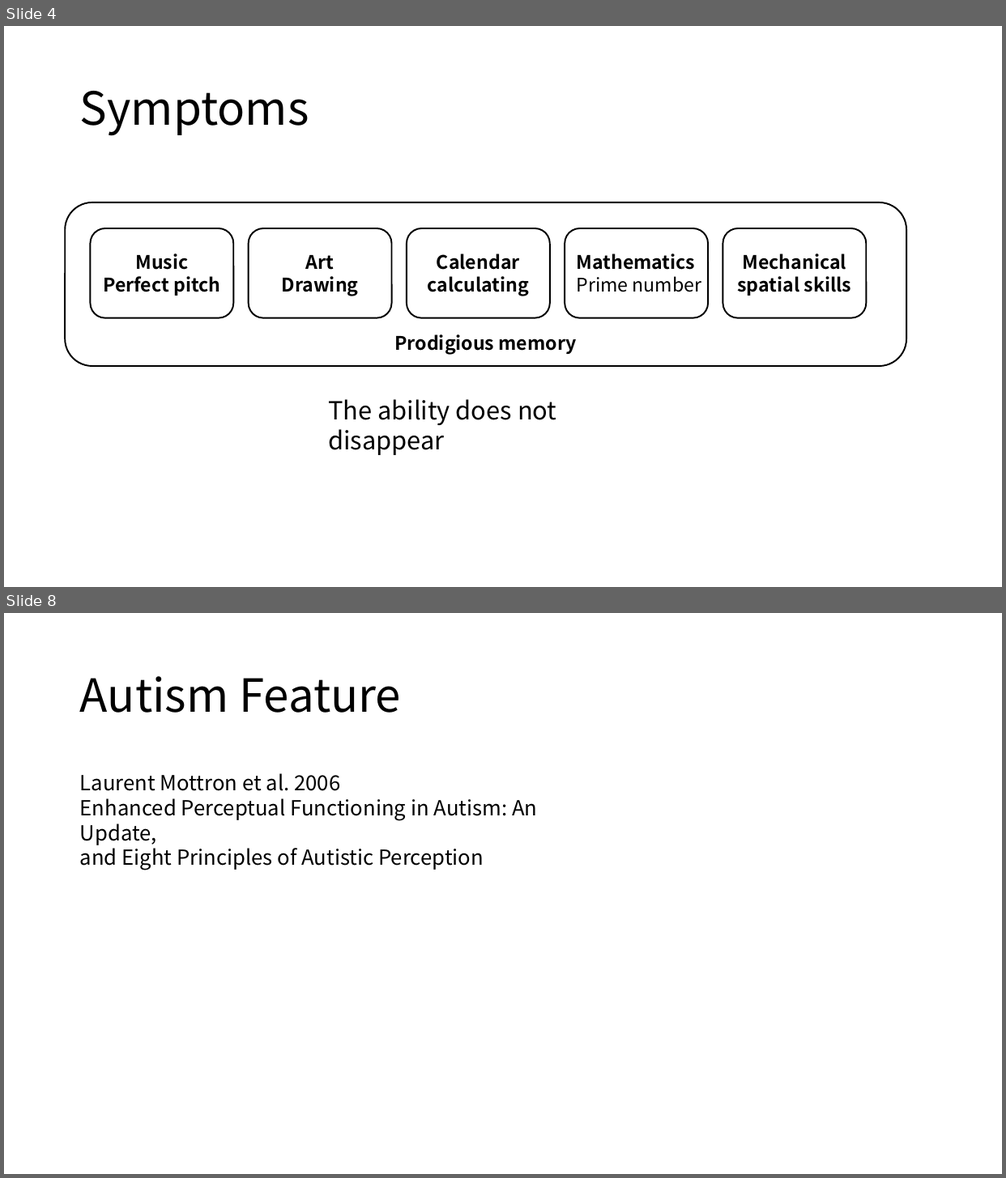
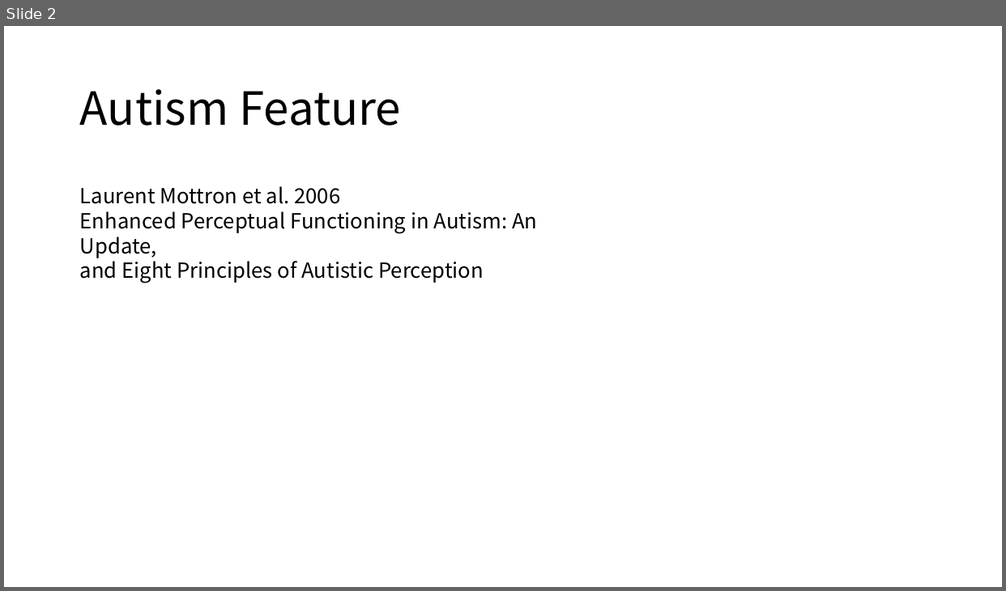
Before and after one commit to topaz11100/PROGRESS, a slide deck: 2_0729/0729_progress.pptx. Shown one above the other, each under a label of ours: slides 4 and 8 before the commit, slide 2 after it; the slides between them are not shown. The pictures are 1006x1178 and 1006x591 pixels, drawn with LibreOffice and Linux fonts; fonts in the diff are those of the drawing. Boxes give left, top, right and bottom in pixels: in the first picture for what was removed or moved away, otherwise in the second. Text is boxed around its words. In the diff, an @@ line names an element or a change of style, - is before the commit and + after.

```diff
--- a/2_0729/0729_progress.pptx
+++ b/2_0729/0729_progress.pptx
@@ slide 4 removed at [4, 26, 1002, 587], background #FFFFFF @@
@@ title removed at [80, 91, 309, 136] @@
-Symptoms
@@ rounded rectangle removed at [65, 203, 906, 367] @@
-Prodigious memory
@@ rounded rectangle removed at [90, 228, 233, 318] @@
-Music
-Perfect pitch
@@ rounded rectangle removed at [249, 228, 392, 318] @@
-Art
-Drawing
@@ rounded rectangle removed at [407, 228, 550, 318] @@
-Calendar
-calculating
@@ rounded rectangle removed at [565, 228, 708, 318] @@
-Mathematics
-Prime number
@@ rounded rectangle removed at [722, 228, 866, 318] @@
-Mechanical
-spatial skills
@@ text removed at [328, 399, 556, 455] @@
-The ability does not disappear
@@ what was slide 8 is now slide 2 @@
```
Also in this commit, not shown: 1 slide changed, 5 other slides removed, 2 other files.
